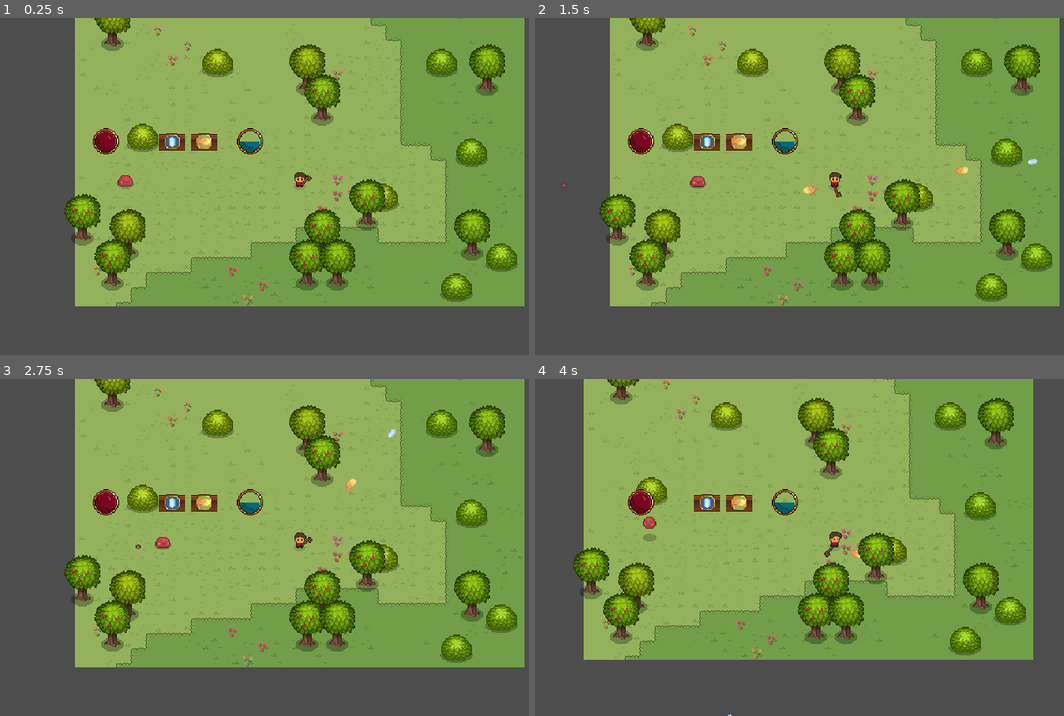
Above: before the commit, frames 1-4 (two rows, left to right).
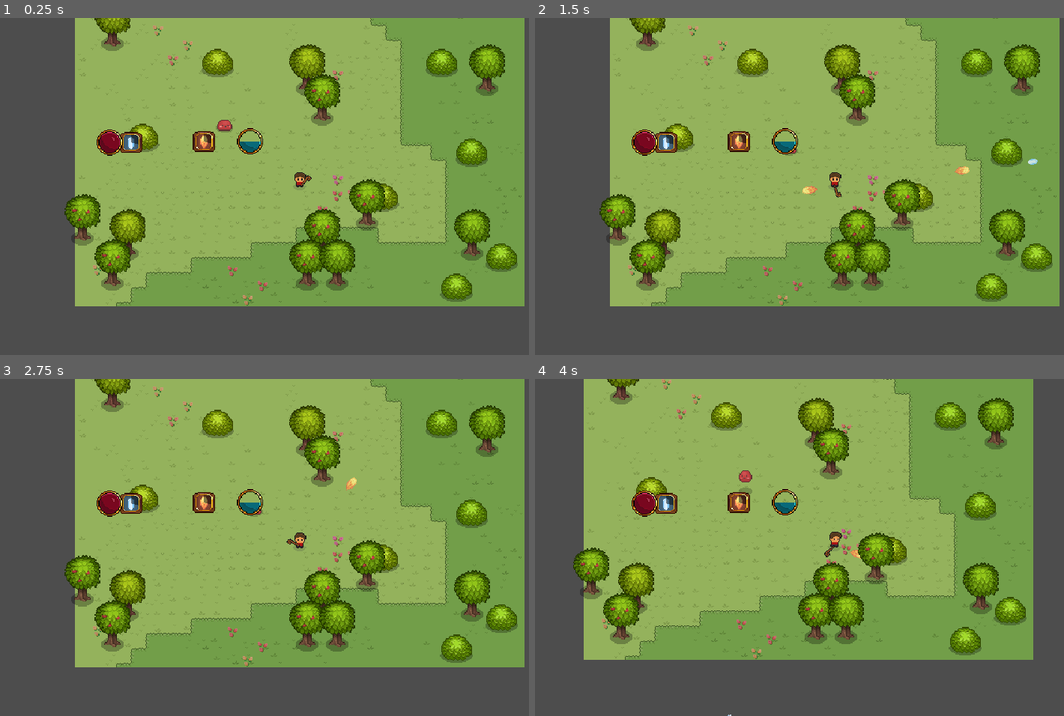
Above: after the commit, the same moments.

Repository: lennertJ9/game
Game: Godot game, scene res://scenes/main/main.tscn
The game is run twice, just before and just after one commit, with the same random seed, the same clock (stepped at 60 frames per second) and the same inputs.
Inputs (mouse positions are in pixels of both pictures, inside the frame that each line leads up to):
- Up to frame 1 (0.25 s): no input
- Up to frame 2 (1.5 s): move the mouse to (968, 169) at 0.52 s; hold Q (a) 0.53-1.28 s; tap W (fireball) at 0.8, 1.35 s; move the mouse to (714, 203) at 1.27 s
- Up to frame 3 (2.75 s): tap Q (a) at 1.55 s; move the mouse to (359, 473) at 2.02 s; hold Q (a) from 2.03 s (still down); tap W (fireball) at 2.3 s
- Up to frame 4 (4 s): move the mouse to (804, 614) at 2.77 s; release Q (a) at 2.78 s; tap W (fireball) at 2.85, 3.8 s; tap Q (a) at 3.05 s; move the mouse to (1016, 598) at 3.52 s; hold Right mouse button (right_click) from 3.53 s (still down)

The runs differ from the first frame. In frame 1, 1.2% of the frame differs, in the area x 17-45%, y 30-51%; in frame 2, 1.1%; in frame 3, 1.2%; in frame 4, 1.2%, in the area x 17-62%, y 27-54%.

Commit message:
fixes

Diff:
--- a/scenes/Abilities/projectile_manager/bolt_manager.gd
+++ b/scenes/Abilities/projectile_manager/bolt_manager.gd
@@ -2,12 +2,38 @@
 
 
 @export var bolt_instance: PackedScene
-@export var png: CompressedTexture2D = preload("res://assets/UI/abilities/bolt_icon.png")
+@export var png: CompressedTexture2D
+
+@export var cooldown: float
+@export var off_cooldown: bool = true
+
+@onready var cooldown_timer = $CooldownTimer
+
+
+@export var boolie = true
+@onready var attack_animations = $"../../AttackAnimations"
+
 
 func shoot(shoot_direction,position):
-	var bolt = bolt_instance.instantiate()
-	var world = get_tree().get_first_node_in_group("world")
-	bolt.global_position = position
-	bolt.movement_direction = shoot_direction
-	bolt.angle = rad_to_deg(shoot_direction.angle())
-	world.add_child(bolt)
+	if off_cooldown:
+
+
+		var bolt = bolt_instance.instantiate()
+		var world = get_tree().get_first_node_in_group("world")
+		bolt.global_position = position
+		bolt.movement_direction = shoot_direction
+		bolt.angle = rad_to_deg(shoot_direction.angle())
+		world.add_child(bolt)
+
+		off_cooldown = false
+		cooldown_timer.start()
+	else:
+		print(cooldown_timer.time_left)
+
+
+func _ready():
+	cooldown_timer.wait_time = cooldown
+
+
+func _on_cooldown_timer_timeout():
+	off_cooldown = true
--- a/scenes/Abilities/projectile_manager/projectile_manager.tscn
+++ b/scenes/Abilities/projectile_manager/projectile_manager.tscn
@@ -2,5 +2,9 @@
 
 [ext_resource type="Script" path="res://scenes/Abilities/projectile_manager/bolt_manager.gd" id="1_yvrpv"]
 
-[node name="BoltManager" type="Node2D"]
+[node name="ProjectileManager" type="Node2D"]
 script = ExtResource("1_yvrpv")
+
+[node name="CooldownTimer" type="Timer" parent="."]
+
+[connection signal="timeout" from="CooldownTimer" to="." method="_on_cooldown_timer_timeout"]
--- a/scenes/Components/HealthComponent/HealthComponent.gd
+++ b/scenes/Components/HealthComponent/HealthComponent.gd
@@ -14,7 +14,7 @@
 
 func damage(amount):
 	current_health -= amount
-
+	print('health damage')
 
 	if current_health <= 0:
 		await get_tree().create_timer(0.1).timeout
--- a/scenes/Monsters/slime/SlimeBall.gd
+++ /dev/null
@@ -1,23 +0,0 @@
-extends Area2D
-
-
-var speed = 100
-var movement_direction = Vector2.RIGHT
-var angle
-var damage = 2
-
-func _on_timer_timeout():
-	queue_free()
-
-func _ready():
-	rotation_degrees = angle
-	#if movement_direction.x < 0:
-		#
-		#$Bolt.scale.y = -1
-
-func _physics_process(delta):
-	global_position += speed * movement_direction * delta
-
-
-func remove_bullet():
-	queue_free()
--- a/scenes/Monsters/slime/SlimeBall.tscn
+++ /dev/null
@@ -1,20 +0,0 @@
-[gd_scene load_steps=4 format=3 uid="uid://bl2y85cidvvgs"]
-
-[ext_resource type="Script" path="res://scenes/Monsters/slime/SlimeBall.gd" id="1_dcd3j"]
-[ext_resource type="Texture2D" uid="uid://bni2q41nqax35" path="res://assets/monsters/slime/slime_bullet.png" id="2_n8e8m"]
-
-[sub_resource type="CircleShape2D" id="CircleShape2D_3fhqy"]
-radius = 2.5
-
-[node name="SlimeBall" type="Area2D"]
-z_index = 2
-collision_layer = 8
-collision_mask = 0
-script = ExtResource("1_dcd3j")
-
-[node name="SlimeBullet" type="Sprite2D" parent="."]
-texture = ExtResource("2_n8e8m")
-
-[node name="CollisionShape2D" type="CollisionShape2D" parent="."]
-position = Vector2(-0.478, -0.529)
-shape = SubResource("CircleShape2D_3fhqy")
--- a/scenes/Monsters/slime/slime.gd
+++ b/scenes/Monsters/slime/slime.gd
@@ -6,9 +6,13 @@
 var spawn_point : Vector2
 var max_wander_distance = 40
 
+@onready var health_component = $HealthComponent
+@onready var hurt_box = $HurtBox
+
+
 func _ready():
 	spawn_point = global_position
-
+	hurt_box.hit.connect(on_hit)
 
 func _process(delta):
 	pass
@@ -16,6 +20,7 @@
 
 func _physics_process(delta):
 	velocity = movement_direction * speed
+	$HurtBox.position = $visuals.offset
 	move_and_slide()
 
 
@@ -36,3 +41,14 @@
 
 #func _on_jump_timer_timeout():
 	#jump()
+
+
+
+func on_hit(area):
+	health_component.damage(area.damage)
+
+	var shader = $visuals.material as ShaderMaterial
+	shader.set_shader_parameter("amount", 0.65)
+	shader.set_shader_parameter("active", true)
+	await get_tree().create_timer(0.125).timeout
+	shader.set_shader_parameter("active", false)
--- a/scenes/Monsters/slime/slime.tscn
+++ b/scenes/Monsters/slime/slime.tscn
@@ -1,15 +1,21 @@
-[gd_scene load_steps=12 format=3 uid="uid://su8br4pp0fhs"]
+[gd_scene load_steps=15 format=3 uid="uid://su8br4pp0fhs"]
 
 [ext_resource type="Script" path="res://scenes/Monsters/slime/slime.gd" id="1_3hfx0"]
-[ext_resource type="Texture2D" uid="uid://dmrc0f0ovoy3x" path="res://scenes/slime/slime_shadow.png" id="1_rk37d"]
-[ext_resource type="Texture2D" uid="uid://ssi7nwwh8udr" path="res://scenes/slime/slime.png" id="1_yq14d"]
+[ext_resource type="Texture2D" uid="uid://dmrc0f0ovoy3x" path="res://scenes/Monsters/slime/slime_shadow.png" id="1_kbjwi"]
+[ext_resource type="Texture2D" uid="uid://ssi7nwwh8udr" path="res://scenes/Monsters/slime/slime.png" id="2_ffjr4"]
+[ext_resource type="Shader" path="res://shaders/hit_flash.gdshader" id="3_v2x0p"]
 [ext_resource type="PackedScene" uid="uid://dn3mrqnfwulw4" path="res://scenes/States/state_manager.tscn" id="4_a3fx4"]
 [ext_resource type="PackedScene" uid="uid://b6aamj6c3i7tr" path="res://scenes/States/wander_state.tscn" id="5_oue4e"]
 [ext_resource type="PackedScene" uid="uid://bvvyfxv83le51" path="res://scenes/Components/HurtBox/Hurtbox.tscn" id="6_bvjyg"]
-
+[ext_resource type="PackedScene" uid="uid://4qv2wudjusch" path="res://scenes/Components/HealthComponent/HealthComponent.tscn" id="7_8dl5p"]
 
 [sub_resource type="CircleShape2D" id="CircleShape2D_vgn4q"]
 radius = 5.0
+
+[sub_resource type="ShaderMaterial" id="ShaderMaterial_h10qt"]
+shader = ExtResource("3_v2x0p")
+shader_parameter/active = null
+shader_parameter/amount = 1.0
 
 [sub_resource type="Animation" id="Animation_fnpqv"]
 length = 0.001
@@ -125,6 +131,8 @@
 
 [node name="Slime" type="CharacterBody2D"]
 z_index = 1
+collision_layer = 4
+collision_mask = 0
 motion_mode = 1
 script = ExtResource("1_3hfx0")
 speed = 50
@@ -134,11 +142,13 @@
 shape = SubResource("CircleShape2D_vgn4q")
 
 [node name="shadow" type="Sprite2D" parent="."]
-texture = ExtResource("1_rk37d")
+texture = ExtResource("1_kbjwi")
 
 [node name="visuals" type="Sprite2D" parent="."]
-texture = ExtResource("1_yq14d")
+material = SubResource("ShaderMaterial_h10qt")
+texture = ExtResource("2_ffjr4")
 hframes = 7
+vframes = 2
 
 [node name="AnimationPlayer" type="AnimationPlayer" parent="."]
 libraries = {
@@ -155,9 +165,13 @@
 [node name="WanderState" parent="StateManager" instance=ExtResource("5_oue4e")]
 
 [node name="HurtBox" parent="." instance=ExtResource("6_bvjyg")]
+collision_mask = 2
 
 [node name="CollisionShape2D" type="CollisionShape2D" parent="HurtBox"]
 position = Vector2(0, -3)
 shape = SubResource("CircleShape2D_r021d")
 
+[node name="HealthComponent" parent="." instance=ExtResource("7_8dl5p")]
+max_health = 20
+
 [connection signal="timeout" from="JumpTimer" to="." method="_on_jump_timer_timeout"]
--- a/scenes/UI/resource_bar/resource_bar.gd
+++ b/scenes/UI/resource_bar/resource_bar.gd
@@ -12,6 +12,7 @@
 	update_properties()
 	update_health(health_component.max_health)
 	set_icons()
+
 
 func update_health(health):
 	life.value = health
--- a/scenes/UI/resource_bar/resource_bar.tscn
+++ b/scenes/UI/resource_bar/resource_bar.tscn
@@ -19,11 +19,26 @@
 size_flags_vertical = 8
 script = ExtResource("1_lrivw")
 
+[node name="Slots" type="Node2D" parent="."]
+
+[node name="Slot" parent="Slots" instance=ExtResource("5_mgsug")]
+offset_left = 29.0
+offset_top = 8.0
+offset_right = 57.0
+offset_bottom = 27.0
+
+[node name="Slot2" parent="Slots" instance=ExtResource("5_mgsug")]
+offset_left = 107.0
+offset_top = 7.0
+offset_right = 135.0
+offset_bottom = 26.0
+
 [node name="Life" type="TextureProgressBar" parent="."]
 layout_mode = 0
-offset_left = 1.52588e-05
-offset_right = 64.0
-offset_bottom = 64.0
+offset_left = 4.0
+offset_top = 1.0
+offset_right = 36.0
+offset_bottom = 33.0
 rotation = -0.000723525
 value = 50.0
 fill_mode = 3
@@ -31,26 +46,13 @@
 texture_progress = ExtResource("3_x1pvd")
 
 [node name="Energy" type="TextureProgressBar" parent="."]
+custom_minimum_size = Vector2(16, 16)
 layout_mode = 0
 offset_left = 154.0
-offset_right = 218.0
-offset_bottom = 64.0
+offset_right = 186.0
+offset_bottom = 32.0
 rotation = -0.000723525
 value = 50.0
 fill_mode = 3
 texture_under = ExtResource("2_2ibij")
 texture_progress = ExtResource("4_7x8ng")
-
-[node name="Slots" type="Node2D" parent="."]
-
-[node name="Slot" parent="Slots" instance=ExtResource("5_mgsug")]
-offset_left = 73.0
-offset_top = 7.0
-offset_right = 101.0
-offset_bottom = 26.0
-
-[node name="Slot2" parent="Slots" instance=ExtResource("5_mgsug")]
-offset_left = 107.0
-offset_top = 7.0
-offset_right = 135.0
-offset_bottom = 26.0
--- a/scenes/UI/resource_bar/resource_bar_slot/Slot.gd
+++ b/scenes/UI/resource_bar/resource_bar_slot/Slot.gd
@@ -1,8 +1,13 @@
 extends Control
 
-@onready var ability_texture = $AbilityTexture
+@onready var icon_progress_bar = $TextureProgressBar
 @onready var slot_texture = $SlotTexture
 
 
 func set_icon(png):
-	ability_texture.texture = png
+	icon_progress_bar.texture_progress = png
+	icon_progress_bar.texture_under = png
+
+
+func _ready():
+	pass
--- a/scenes/UI/resource_bar/resource_bar_slot/Slot.tscn
+++ b/scenes/UI/resource_bar/resource_bar_slot/Slot.tscn
@@ -15,8 +15,17 @@
 grow_vertical = 2
 script = ExtResource("1_86yu8")
 
-[node name="AbilityTexture" type="Sprite2D" parent="."]
-position = Vector2(14, 9)
+[node name="TextureProgressBar" type="TextureProgressBar" parent="."]
+custom_minimum_size = Vector2(16, 16)
+layout_mode = 0
+offset_left = 6.0
+offset_top = 1.0
+offset_right = 22.0
+offset_bottom = 17.0
+value = 71.0
+rounded = true
+fill_mode = 5
+tint_under = Color(0.498039, 0.498039, 0.498039, 1)
 
 [node name="SlotTexture" type="Sprite2D" parent="."]
 position = Vector2(14, 10)
--- a/scenes/main/main.tscn
+++ b/scenes/main/main.tscn
@@ -4,7 +4,7 @@
 [ext_resource type="Texture2D" uid="uid://dqtffxhke1xq5" path="res://assets/tilesets/forest_theme/decorations_32x32.png" id="3_312gv"]
 [ext_resource type="PackedScene" uid="uid://dywg1dlia21m4" path="res://scenes/player/player.tscn" id="3_nyilr"]
 [ext_resource type="Texture2D" uid="uid://ntssjasxs8t6" path="res://assets/tilesets/forest_theme/decorations_64x64.png" id="4_vee5r"]
-[ext_resource type="PackedScene" uid="uid://su8br4pp0fhs" path="res://scenes/slime/slime.tscn" id="5_xhwnt"]
+[ext_resource type="PackedScene" uid="uid://su8br4pp0fhs" path="res://scenes/Monsters/slime/slime.tscn" id="5_hu50d"]
 
 [sub_resource type="TileSetAtlasSource" id="TileSetAtlasSource_k5pm0"]
 texture = ExtResource("2_xg6e4")
@@ -272,7 +272,7 @@
 layer_2/z_index = 1
 layer_2/tile_data = PackedInt32Array(-524288, 2, 0, -655373, 2, 0, 262132, 2, 0, 327682, 131074, 0, 196619, 131074, 0,  …(439 unchanged characters)…
 
-[node name="Slime" parent="." instance=ExtResource("5_xhwnt")]
-position = Vector2(-187, -2)
-
 [node name="Player" parent="." instance=ExtResource("3_nyilr")]
+
+[node name="Slime" parent="." instance=ExtResource("5_hu50d")]
+position = Vector2(-81, -62)
--- a/scenes/player/player.gd
+++ b/scenes/player/player.gd
@@ -2,8 +2,9 @@
 
 # -------------- ANIMATIONS ---------------------------------
 @onready var animation_tree = $AnimationTree as AnimationTree
-@onready var animation_player1 = $AnimationPlayer
-@onready var animation_player2 = $AnimationPlayer2
+@onready var animation_player = $AnimationPlayer
+@onready var attack_animations = $AttackAnimations
+
 
 # -------------- VISUALS -----------------
 @onready var visuals = $Visuals
@@ -50,22 +51,22 @@
 	if event.is_action_pressed("a"):
 
 		if boolie:
-			animation_player2.play("ATTACK_DOWN")
+			attack_animations.play("ATTACK_DOWN")
 			boolie = false
 
 		else:
-			animation_player2.play("ATTACK_DOWN_2")
+			attack_animations.play("ATTACK_DOWN_2")
 
 			boolie = true
 		bolt_manager.shoot(global_position.direction_to(get_global_mouse_position()), position)
 
 	if event.is_action_pressed("fireball"):
 		if boolie:
-			animation_player2.play("ATTACK_DOWN")
+			attack_animations.play("ATTACK_DOWN")
 			boolie = false
 
 		else:
-			animation_player2.play("ATTACK_DOWN_2")
+			animation_player.play("ATTACK_DOWN_2")
 
 			boolie = true
 
@@ -92,7 +93,7 @@
 
 func on_player_hit(area):
 	health_component.damage(area.damage)
-
+	resource_bar.update_health(health_component.current_health)
 
 
 	var shader = $Visuals/Legs.material as ShaderMaterial
@@ -103,4 +104,4 @@
 
 
 func hide_weapon():
-	$AnimationPlayer2.play('HIDE_WEAPON')
+	attack_animations.play('HIDE_WEAPON')
--- a/scenes/player/player.tscn
+++ b/scenes/player/player.tscn
@@ -11,9 +11,10 @@
 [ext_resource type="Texture2D" uid="uid://ddk5aokqe2ecd" path="res://assets/player/weapon.png" id="8_panfk"]
 [ext_resource type="PackedScene" uid="uid://kk2qojh5k81f" path="res://scenes/Abilities/projectile_manager/projectile_manager.tscn" id="9_rk672"]
 [ext_resource type="PackedScene" uid="uid://bvvyfxv83le51" path="res://scenes/Components/HurtBox/Hurtbox.tscn" id="9_vq76y"]
+[ext_resource type="Texture2D" uid="uid://c3c1k118b6r1d" path="res://assets/UI/icon/bolt_icon.png" id="10_0i1nj"]
 [ext_resource type="PackedScene" uid="uid://4qv2wudjusch" path="res://scenes/Components/HealthComponent/HealthComponent.tscn" id="10_aar1u"]
 [ext_resource type="PackedScene" uid="uid://dvkplnu5eo316" path="res://scenes/Abilities/fireball/fireball.tscn" id="10_ehrv8"]
-[ext_resource type="Texture2D" uid="uid://bsqwrtbun8lfi" path="res://assets/abilities/fireball.png" id="11_ypdqo"]
+[ext_resource type="Texture2D" uid="uid://bl5komqxl2tr2" path="res://assets/UI/icon/fireball_icon.png" id="11_ppgpf"]
 
 [sub_resource type="CircleShape2D" id="CircleShape2D_wb5ct"]
 radius = 4.0
@@ -998,14 +999,14 @@
 [node name="Body" type="Sprite2D" parent="Visuals"]
 z_index = 1
 material = ExtResource("2_a8xhc")
-position = Vector2(0, -2.29863)
+position = Vector2(0, -3)
 texture = ExtResource("3_x2jjb")
 hframes = 2
 
 [node name="Head" type="Sprite2D" parent="Visuals"]
 z_index = 1
 material = ExtResource("2_a8xhc")
-position = Vector2(1, -9.29862)
+position = Vector2(1, -10)
 texture = ExtResource("6_fmvws")
 hframes = 5
 frame = 1
@@ -1015,7 +1016,7 @@
 texture = ExtResource("7_wqlqq")
 
 [node name="WeaponSlot" type="Node2D" parent="Visuals"]
-position = Vector2(2, -1.1611)
+position = Vector2(2, -2)
 
 [node name="Weapon" type="Sprite2D" parent="Visuals/WeaponSlot"]
 z_index = 2
@@ -1034,10 +1035,13 @@
 
 [node name="BoltManager" parent="Abilities" instance=ExtResource("9_rk672")]
 bolt_instance = ExtResource("8_4kkmh")
+png = ExtResource("10_0i1nj")
+cooldown = 1.0
 
 [node name="FireballManager" parent="Abilities" instance=ExtResource("9_rk672")]
 bolt_instance = ExtResource("10_ehrv8")
-png = ExtResource("11_ypdqo")
+png = ExtResource("11_ppgpf")
+cooldown = 0.1
 
 [node name="-------UI-------------------" type="Node" parent="."]
 
@@ -1079,7 +1083,7 @@
 "": SubResource("AnimationLibrary_bc3sj")
 }
 
-[node name="AnimationPlayer2" type="AnimationPlayer" parent="."]
+[node name="AttackAnimations" type="AnimationPlayer" parent="."]
 libraries = {
 "": SubResource("AnimationLibrary_poquf")
 }
--- a/scenes/slime/slime.gd
+++ /dev/null
@@ -1,54 +0,0 @@
-extends CharacterBody2D
-
-@export var movement_direction: Vector2
-@export var speed: int
-
-var spawn_point : Vector2
-var max_wander_distance = 40
-
-@onready var health_component = $HealthComponent
-@onready var hurt_box = $HurtBox
-
-
-func _ready():
-	spawn_point = global_position
-	hurt_box.hit.connect(on_hit)
-
-func _process(delta):
-	pass
-
-
-func _physics_process(delta):
-	velocity = movement_direction * speed
-	$HurtBox.position = $visuals.offset
-	move_and_slide()
-
-
-func jump():
-
-	check()
-	$AnimationPlayer.play("run")
-
-
-
-func check():
-
-	if movement_direction.x > 0:
-		$visuals.scale.x = -1
-	else:
-		$visuals.scale.x = 1
-
-
-#func _on_jump_timer_timeout():
-	#jump()
-
-
-
-func on_hit(area):
-	health_component.damage(area.damage)
-
-	var shader = $visuals.material as ShaderMaterial
-	shader.set_shader_parameter("amount", 0.65)
-	shader.set_shader_parameter("active", true)
-	await get_tree().create_timer(0.125).timeout
-	shader.set_shader_parameter("active", false)
--- a/scenes/slime/slime.tscn
+++ /dev/null
@@ -1,245 +0,0 @@
-[gd_scene load_steps=21 format=3 uid="uid://su8br4pp0fhs"]
-
-[ext_resource type="Script" path="res://scenes/slime/slime.gd" id="1_3hfx0"]
-[ext_resource type="Texture2D" uid="uid://dmrc0f0ovoy3x" path="res://scenes/slime/slime_shadow.png" id="1_rk37d"]
-[ext_resource type="Texture2D" uid="uid://ssi7nwwh8udr" path="res://scenes/slime/slime.png" id="1_yq14d"]
-[ext_resource type="Shader" path="res://shaders/hit_flash.gdshader" id="3_qa2of"]
-[ext_resource type="PackedScene" uid="uid://dn3mrqnfwulw4" path="res://scenes/States/state_manager.tscn" id="4_a3fx4"]
-[ext_resource type="PackedScene" uid="uid://bvvyfxv83le51" path="res://scenes/Components/HurtBox/Hurtbox.tscn" id="4_ulh0h"]
-[ext_resource type="PackedScene" uid="uid://b6aamj6c3i7tr" path="res://scenes/States/wander_state.tscn" id="5_oue4e"]
-[ext_resource type="Script" path="res://scenes/slime/AttackState.gd" id="8_gw67a"]
-[ext_resource type="PackedScene" uid="uid://4qv2wudjusch" path="res://scenes/Components/HealthComponent/HealthComponent.tscn" id="8_khr64"]
-[ext_resource type="PackedScene" uid="uid://kk2qojh5k81f" path="res://scenes/Abilities/projectile_manager/projectile_manager.tscn" id="10_x1l41"]
-[ext_resource type="PackedScene" uid="uid://bl2y85cidvvgs" path="res://scenes/Monsters/slime/SlimeBall.tscn" id="11_7sd65"]
-
-[sub_resource type="CircleShape2D" id="CircleShape2D_vgn4q"]
-radius = 5.0
-
-[sub_resource type="ShaderMaterial" id="ShaderMaterial_djo13"]
-shader = ExtResource("3_qa2of")
-shader_parameter/active = false
-shader_parameter/amount = 0.65
-
-[sub_resource type="Animation" id="Animation_fnpqv"]
-length = 0.001
-tracks/0/type = "value"
-tracks/0/imported = false
-tracks/0/enabled = true
-tracks/0/path = NodePath("visuals:frame")
-tracks/0/interp = 1
-tracks/0/loop_wrap = true
-tracks/0/keys = {
-"times": PackedFloat32Array(0),
-"transitions": PackedFloat32Array(1),
-"update": 1,
-"values": [0]
-}
-tracks/1/type = "value"
-tracks/1/imported = false
-tracks/1/enabled = true
-tracks/1/path = NodePath("visuals:offset")
-tracks/1/interp = 1
-tracks/1/loop_wrap = true
-tracks/1/keys = {
-"times": PackedFloat32Array(0),
-"transitions": PackedFloat32Array(1),
-"update": 0,
-"values": [Vector2(0, 0)]
-}
-tracks/2/type = "value"
-tracks/2/imported = false
-tracks/2/enabled = true
-tracks/2/path = NodePath("shadow:scale")
-tracks/2/interp = 1
-tracks/2/loop_wrap = true
-tracks/2/keys = {
-"times": PackedFloat32Array(0),
-"transitions": PackedFloat32Array(1),
-"update": 0,
-"values": [Vector2(1, 1)]
-}
-tracks/3/type = "value"
-tracks/3/imported = false
-tracks/3/enabled = true
-tracks/3/path = NodePath(".:speed")
-tracks/3/interp = 1
-tracks/3/loop_wrap = true
-tracks/3/keys = {
-"times": PackedFloat32Array(0),
-"transitions": PackedFloat32Array(1),
-"update": 1,
-"values": [50]
-}
-
-[sub_resource type="Animation" id="Animation_0dusi"]
-resource_name = "run"
-length = 1.7
-tracks/0/type = "value"
-tracks/0/imported = false
-tracks/0/enabled = true
-tracks/0/path = NodePath("visuals:frame")
-tracks/0/interp = 1
-tracks/0/loop_wrap = true
-tracks/0/keys = {
-"times": PackedFloat32Array(0, 0.2, 0.3, 0.4, 0.5, 1.3, 1.4, 1.5),
-"transitions": PackedFloat32Array(1, 1, 1, 1, 1, 1, 1, 1),
-"update": 1,
-"values": [0, 1, 2, 3, 4, 5, 6, 0]
-}
-tracks/1/type = "value"
-tracks/1/imported = false
-tracks/1/enabled = true
-tracks/1/path = NodePath("visuals:offset")
-tracks/1/interp = 1
-tracks/1/loop_wrap = true
-tracks/1/keys = {
-"times": PackedFloat32Array(0, 0.4, 0.8, 1.3),
-"transitions": PackedFloat32Array(1, 0.5, 2, 1),
-"update": 0,
-"values": [Vector2(0, 0), Vector2(0, 0), Vector2(0, -15), Vector2(0, 0)]
-}
-tracks/2/type = "value"
-tracks/2/imported = false
-tracks/2/enabled = true
-tracks/2/path = NodePath("shadow:scale")
-tracks/2/interp = 1
-tracks/2/loop_wrap = true
-tracks/2/keys = {
-"times": PackedFloat32Array(0.4, 0.8, 1.3),
-"transitions": PackedFloat32Array(0.5, 2, 1),
-"update": 0,
-"values": [Vector2(1, 1), Vector2(0.8, 0.8), Vector2(1, 1)]
-}
-tracks/3/type = "value"
-tracks/3/imported = false
-tracks/3/enabled = true
-tracks/3/path = NodePath(".:speed")
-tracks/3/interp = 1
-tracks/3/loop_wrap = true
-tracks/3/keys = {
-"times": PackedFloat32Array(0, 0.5, 1.3),
-"transitions": PackedFloat32Array(1, 1, 1),
-"update": 1,
-"values": [0, 50, 0]
-}
-
-[sub_resource type="AnimationLibrary" id="AnimationLibrary_lre6b"]
-_data = {
-"RESET": SubResource("Animation_fnpqv"),
-"run": SubResource("Animation_0dusi")
-}
-
-[sub_resource type="Animation" id="Animation_5hbv4"]
-length = 0.001
-tracks/0/type = "value"
-tracks/0/imported = false
-tracks/0/enabled = true
-tracks/0/path = NodePath("visuals:frame")
-tracks/0/interp = 1
-tracks/0/loop_wrap = true
-tracks/0/keys = {
-"times": PackedFloat32Array(0),
-"transitions": PackedFloat32Array(1),
-"update": 1,
-"values": [0]
-}
-
-[sub_resource type="Animation" id="Animation_2pigp"]
-resource_name = "attack"
-length = 0.7
-step = 0.05
-tracks/0/type = "value"
-tracks/0/imported = false
-tracks/0/enabled = true
-tracks/0/path = NodePath("visuals:frame")
-tracks/0/interp = 1
-tracks/0/loop_wrap = true
-tracks/0/keys = {
-"times": PackedFloat32Array(0, 0.05, 0.35, 0.45, 0.6),
-"transitions": PackedFloat32Array(1, 1, 1, 1, 1),
-"update": 1,
-"values": [7, 8, 9, 10, 7]
-}
-tracks/1/type = "method"
-tracks/1/imported = false
-tracks/1/enabled = true
-tracks/1/path = NodePath("StateManager/AttackState")
-tracks/1/interp = 1
-tracks/1/loop_wrap = true
-tracks/1/keys = {
-"times": PackedFloat32Array(0.45),
-"transitions": PackedFloat32Array(1),
-"values": [{
-"args": [],
-"method": &"shoot"
-}]
-}
-
-[sub_resource type="AnimationLibrary" id="AnimationLibrary_pbmug"]
-_data = {
-"RESET": SubResource("Animation_5hbv4"),
-"attack": SubResource("Animation_2pigp")
-}
-
-[sub_resource type="CircleShape2D" id="CircleShape2D_b4y2v"]
-radius = 7.07107
-
-[node name="Slime" type="CharacterBody2D"]
-z_index = 1
-collision_layer = 4
-motion_mode = 1
-script = ExtResource("1_3hfx0")
-speed = 50
-
-[node name="CollisionShape2D" type="CollisionShape2D" parent="."]
-position = Vector2(1, -3)
-shape = SubResource("CircleShape2D_vgn4q")
-debug_color = Color(0.992157, 0, 0.25098, 0.419608)
-
-[node name="shadow" type="Sprite2D" parent="."]
-texture = ExtResource("1_rk37d")
-
-[node name="visuals" type="Sprite2D" parent="."]
-z_index = 1
-material = SubResource("ShaderMaterial_djo13")
-texture = ExtResource("1_yq14d")
-hframes = 7
-vframes = 2
-
-[node name="AnimationPlayer" type="AnimationPlayer" parent="."]
-libraries = {
-"": SubResource("AnimationLibrary_lre6b")
-}
-
-[node name="JumpTimer" type="Timer" parent="."]
-wait_time = 3.0
-autostart = true
-
-[node name="StateManager" parent="." node_paths=PackedStringArray("starting_state") instance=ExtResource("4_a3fx4")]
-starting_state = NodePath("WanderState")
-
-[node name="WanderState" parent="StateManager" instance=ExtResource("5_oue4e")]
-
-[node name="AttackState" type="Node" parent="StateManager"]
-script = ExtResource("8_gw67a")
-
-[node name="AnimationPlayer2" type="AnimationPlayer" parent="."]
-libraries = {
-"": SubResource("AnimationLibrary_pbmug")
-}
-
-[node name="BoltManager" parent="." instance=ExtResource("10_x1l41")]
-bolt_instance = ExtResource("11_7sd65")
-
-[node name="HealthComponent" parent="." instance=ExtResource("8_khr64")]
-max_health = 3
-
-[node name="HurtBox" parent="." instance=ExtResource("4_ulh0h")]
-collision_mask = 2
-
-[node name="CollisionShape2D" type="CollisionShape2D" parent="HurtBox"]
-position = Vector2(0, -3)
-shape = SubResource("CircleShape2D_b4y2v")
-
-[connection signal="timeout" from="JumpTimer" to="." method="_on_jump_timer_timeout"]
-[connection signal="hit" from="HurtBox" to="." method="_on_hurt_box_hit"]
Binary file removed: assets/UI/abilities/bolt_icon.png
Binary file changed: assets/UI/bar_slot.png
Binary file added: assets/UI/icon/bolt_icon.png
Not shown, changed: assets/UI/icon/bolt_icon.png.import
Binary file added: assets/UI/icon/fireball_icon.png
Not shown, changed: assets/UI/icon/fireball_icon.png.import
Binary file changed: assets/abilities/fireball.png
Renamed: scenes/slime/AttackState.gd -> scenes/Monsters/slime/AttackState.gd
Binary file changed: scenes/Monsters/slime/slime.png
Not shown: 1 places in scenes/player/player.tscn that only renumber resources
Binary file removed: scenes/slime/slime.png
Binary file removed: scenes/slime/slime_shadow.png
(and 1 more such lines)
